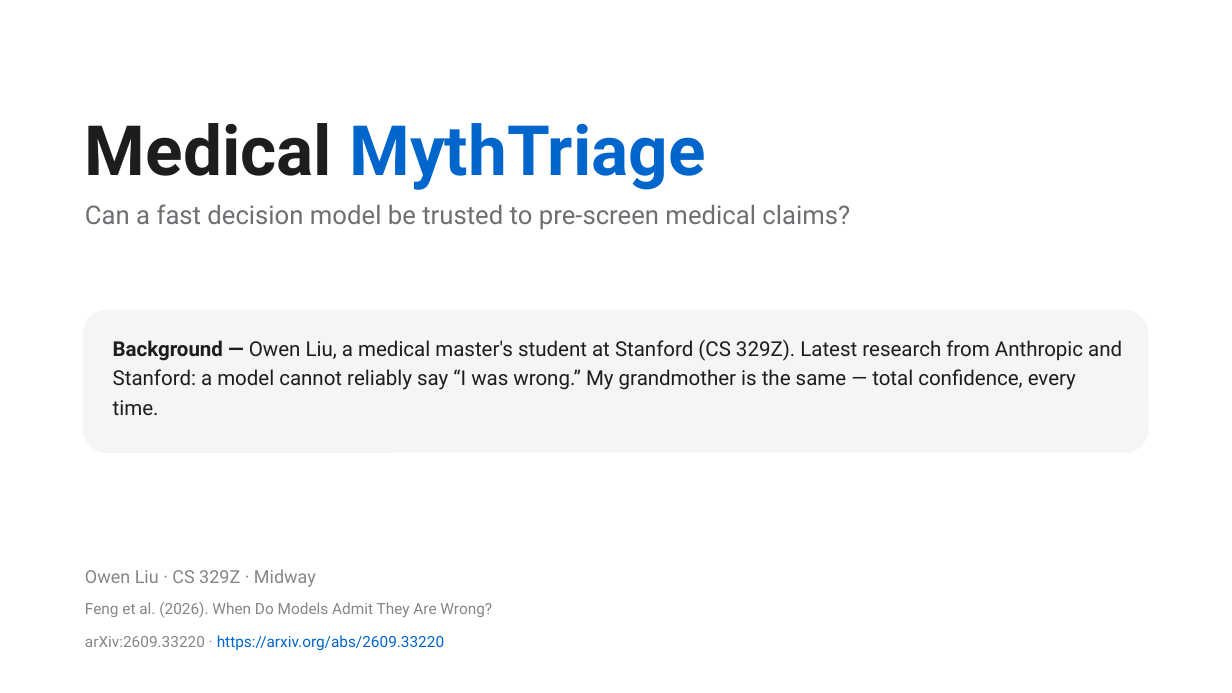
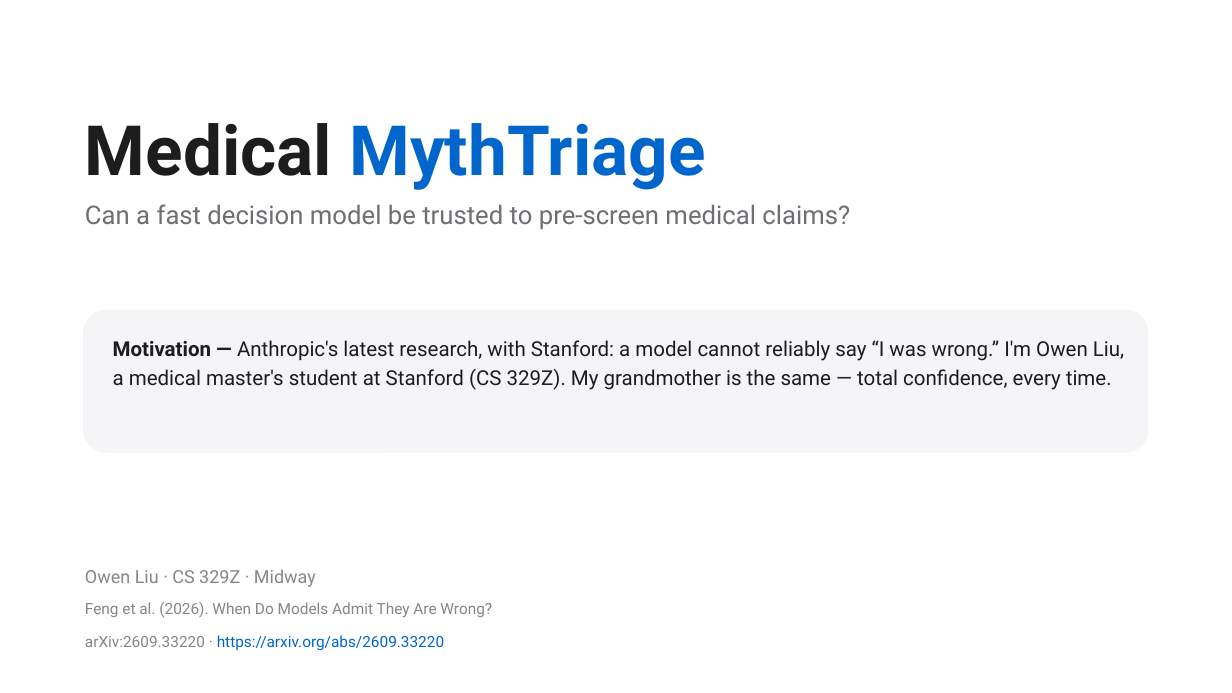
Before and after one commit to owenyliu/owenyliu.github.io, a slide deck: slide 1 of mythtriage/slides.pptx. Drawn at 1232x693 pixels with LibreOffice and Linux fonts; fonts in the diff are those of the drawing. Boxes give left, top, right and bottom in pixels: in the first picture for what was removed or moved away, otherwise in the second. Text is boxed around its words. In the diff, an @@ line names an element or a change of style, - is before the commit and + after.

```diff
--- a/mythtriage/slides.pptx
+++ b/mythtriage/slides.pptx
@@ text at (113, 340, 1124, 390): text changed @@
-Background — Owen Liu, a medical master's student at Stanford (CS 329Z). Latest research from Anthropic and Stanford: a model cannot reliably say “I was wrong.” My grandmother is the same — total confidence, every time.
+Motivation — Anthropic's latest research, with Stanford: a model cannot reliably say “I was wrong.” I'm Owen Liu, a medical master's student at Stanford (CS 329Z). My grandmother is the same — total confidence, every time.
```
